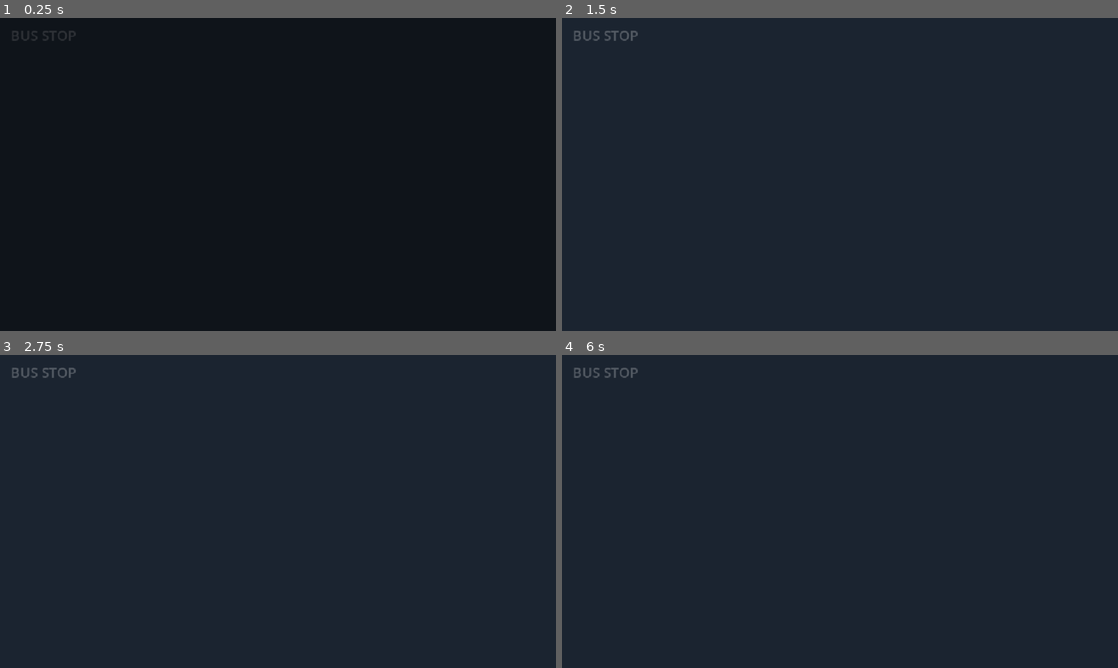
Above: before the commit, frames 1-4 (two rows, left to right).
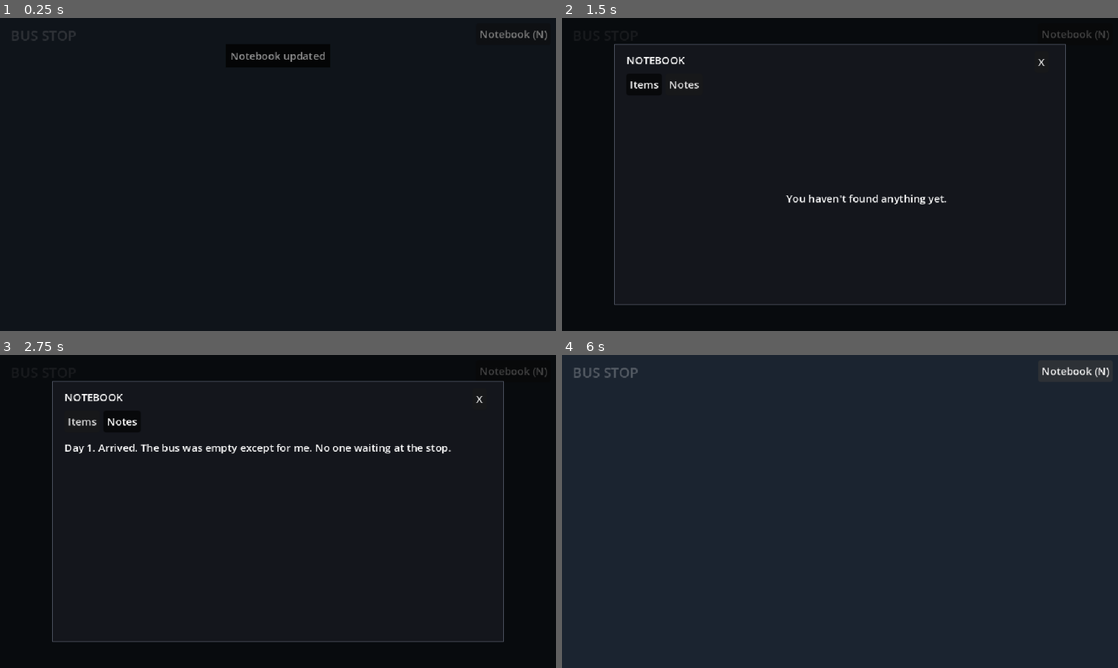
Above: after the commit, the same moments.

Repository: khalad007/Sheetwater
Game: Godot game, scene res://scenes/main.tscn
Two runs of this game, one before a commit and one after it. Both use one fixed random seed, a clock stepped at 60 frames per second and the inputs below.
Inputs (mouse positions are in pixels of both pictures, inside the frame that each line leads up to):
- Up to frame 1 (0.25 s): no input
- Up to frame 2 (1.5 s): click (1073, 33) at 0.5 s, where only the run after the commit has a clickable "Notebook (N)"; click (645, 83) at 1.25 s, where only the run after the commit has a clickable "Items"
- Up to frame 3 (2.75 s): click (122, 420) at 2 s, where only the run after the commit has a clickable "Notes"
- Up to frame 4 (6 s): click (1040, 398) at 2.75 s, where only the run after the commit has a clickable "X"; click (1073, 370) at 3.5 s, where only the run after the commit has a clickable "Notebook (N)"; click (645, 420) at 4.25 s, where only the run after the commit has a clickable "Items"; click (684, 420) at 5 s, where only the run after the commit has a clickable "Notes"; click (1073, 370) at 5.75 s, where only the run after the commit has a clickable "Notebook (N)"

The runs differ from the first frame. In frame 1, 0.3% of the frame differs, in the area x 41-99%, y 3-14%; in frame 2, 33%; in frame 3, 34%, in the area x 0-100%, y 0-100%; in frame 4, 0.2%.

Commit message:
Add Notebook autoload: items, notes, pickup toasts

Diff:
--- a/project.godot
+++ b/project.godot
@@ -20,6 +20,7 @@
 Sfx="*uid://d8rhaw7wpdke"
 GameState="*uid://dkl4b0sx2nbya"
 Fade="*uid://cc1jc776arfjo"
+Notebook="*uid://63cl3svknqrh"
 
 [display]
 
--- /dev/null
+++ b/scripts/notebook.gd
@@ -0,0 +1,301 @@
+extends CanvasLayer
+## Notebook: items + notes panel and pickup toasts. Autoload name: Notebook.
+##   N toggles it, Esc closes it, the top-right button opens it.
+##   Notebook.set_enabled(false) hides it completely (for title screen / endings).
+## Content comes from NotebookData. Keep the top-right corner of rooms free of hotspots.
+## TODO (step 14): call reset() when a new loop starts.
+
+const PANEL_POS: Vector2 = Vector2(60, 30)
+const PANEL_SIZE: Vector2 = Vector2(520, 300)
+
+var _theme: Theme
+var _button: Button
+var _toast: Label
+var _toast_tween: Tween
+var _overlay: Control
+var _tab_items: Button
+var _tab_notes: Button
+var _items_view: HBoxContainer
+var _items_box: VBoxContainer
+var _detail: Label
+var _notes_scroll: ScrollContainer
+var _notes_box: VBoxContainer
+var _seen_notes: Array[String] = []
+var _open: bool = false
+var _enabled: bool = true
+
+
+func _ready() -> void:
+	layer = 50   # above rooms, below Fade (100)
+	process_mode = Node.PROCESS_MODE_ALWAYS
+	_theme = Theme.new()
+	_theme.default_font_size = 12
+	_build_button()
+	_build_toast()
+	_build_overlay()
+	GameState.item_added.connect(_on_item_added)
+	GameState.flag_changed.connect(func(_flag, _value): _check_new_notes(true))
+
+
+# ---------- public ----------
+
+func set_enabled(value: bool) -> void:
+	_enabled = value
+	_button.visible = value
+	if not value:
+		close()
+
+
+func reset() -> void:
+	_seen_notes.clear()
+	close()
+
+
+func toggle() -> void:
+	if _open:
+		close()
+	else:
+		open()
+
+
+func open() -> void:
+	if not _enabled or _open:
+		return
+	_refresh()
+	_tab_items.button_pressed = true
+	_show_tab(true)
+	_overlay.show()
+	_open = true
+
+
+func close() -> void:
+	_overlay.hide()
+	_open = false
+
+
+# ---------- input ----------
+
+func _unhandled_key_input(event: InputEvent) -> void:
+	var key := event as InputEventKey
+	if key == null or not key.pressed or key.echo:
+		return
+	if key.keycode == KEY_N:
+		toggle()
+		get_viewport().set_input_as_handled()
+	elif key.keycode == KEY_ESCAPE and _open:
+		close()
+		get_viewport().set_input_as_handled()
+
+
+func _on_dim_input(event: InputEvent) -> void:
+	var mb := event as InputEventMouseButton
+	if mb and mb.pressed and mb.button_index == MOUSE_BUTTON_LEFT:
+		close()
+
+
+# ---------- game events ----------
+
+func _on_item_added(item_id: String) -> void:
+	_check_new_notes(false)   # record silently; the item toast wins
+	_show_toast("Found: " + _item_name(item_id))
+
+
+func _check_new_notes(announce: bool) -> void:
+	var fresh: bool = false
+	for n: Dictionary in NotebookData.NOTES:
+		var nid: String = n["id"]
+		if _seen_notes.has(nid):
+			continue
+		if GameState.check_all(n.get("show_if", [])):
+			_seen_notes.append(nid)
+			fresh = true
+	if fresh and announce:
+		_show_toast("Notebook updated")
+
+
+func _item_name(item_id: String) -> String:
+	if not NotebookData.ITEMS.has(item_id):
+		push_warning("Notebook: no ITEMS entry for '%s'" % item_id)
+		return item_id.capitalize()
+	var info: Dictionary = NotebookData.ITEMS[item_id]
+	return str(info.get("name", item_id))
+
+
+# ---------- building the UI ----------
+
+func _flat(color: Color, margin: float, border: Color = Color(0, 0, 0, 0), border_w: int = 0) -> StyleBoxFlat:
+	var sb := StyleBoxFlat.new()
+	sb.bg_color = color
+	sb.set_content_margin_all(margin)
+	if border_w > 0:
+		sb.border_color = border
+		sb.set_border_width_all(border_w)
+	return sb
+
+
+func _build_button() -> void:
+	_button = Button.new()
+	_button.theme = _theme
+	_button.text = "Notebook (N)"
+	_button.focus_mode = Control.FOCUS_NONE
+	_button.pressed.connect(toggle)
+	add_child(_button)
+	_button.set_anchors_and_offsets_preset(Control.PRESET_TOP_RIGHT, Control.PRESET_MODE_MINSIZE, 6)
+
+
+func _build_toast() -> void:
+	_toast = Label.new()
+	_toast.theme = _theme
+	_toast.horizontal_alignment = HORIZONTAL_ALIGNMENT_CENTER
+	_toast.add_theme_stylebox_override("normal", _flat(Color(0, 0, 0, 0.75), 5))
+	_toast.mouse_filter = Control.MOUSE_FILTER_IGNORE
+	_toast.hide()
+	add_child(_toast)
+
+
+func _show_toast(text: String) -> void:
+	if _toast_tween and _toast_tween.is_valid():
+		_toast_tween.kill()
+	_toast.text = text
+	_toast.reset_size()
+	_toast.position = Vector2((640.0 - _toast.size.x) / 2.0, 30.0)
+	_toast.modulate.a = 1.0
+	_toast.show()
+	_toast_tween = create_tween()
+	_toast_tween.tween_interval(2.2)
+	_toast_tween.tween_property(_toast, "modulate:a", 0.0, 0.5)
+	_toast_tween.tween_callback(_toast.hide)
+
+
+func _make_tab(label: String, group: ButtonGroup, parent: Control) -> Button:
+	var b := Button.new()
+	b.text = label
+	b.toggle_mode = true
+	b.button_group = group
+	b.focus_mode = Control.FOCUS_NONE
+	parent.add_child(b)
+	return b
+
+
+func _build_overlay() -> void:
+	_overlay = Control.new()
+	_overlay.theme = _theme
+	_overlay.mouse_filter = Control.MOUSE_FILTER_STOP
+	_overlay.hide()
+	add_child(_overlay)
+	_overlay.set_anchors_and_offsets_preset(Control.PRESET_FULL_RECT)
+
+	var dim := ColorRect.new()
+	dim.color = Color(0, 0, 0, 0.7)
+	dim.mouse_filter = Control.MOUSE_FILTER_STOP
+	dim.gui_input.connect(_on_dim_input)
+	_overlay.add_child(dim)
+	dim.set_anchors_and_offsets_preset(Control.PRESET_FULL_RECT)
+
+	var panel := Panel.new()
+	panel.add_theme_stylebox_override("panel", _flat(Color("#14161c"), 0, Color("#5a6070"), 1))
+	panel.position = PANEL_POS
+	panel.size = PANEL_SIZE
+	_overlay.add_child(panel)
+
+	var title := Label.new()
+	title.text = "NOTEBOOK"
+	title.position = Vector2(14, 10)
+	panel.add_child(title)
+
+	var tabs := HBoxContainer.new()
+	tabs.position = Vector2(14, 34)
+	panel.add_child(tabs)
+	var group := ButtonGroup.new()
+	_tab_items = _make_tab("Items", group, tabs)
+	_tab_notes = _make_tab("Notes", group, tabs)
+	_tab_items.button_pressed = true
+	_tab_items.pressed.connect(_show_tab.bind(true))
+	_tab_notes.pressed.connect(_show_tab.bind(false))
+
+	var close_btn := Button.new()
+	close_btn.text = "X"
+	close_btn.focus_mode = Control.FOCUS_NONE
+	close_btn.position = Vector2(PANEL_SIZE.x - 36, 8)
+	close_btn.pressed.connect(close)
+	panel.add_child(close_btn)
+
+	# Items tab: list on the left, description on the right.
+	_items_view = HBoxContainer.new()
+	_items_view.position = Vector2(14, 68)
+	_items_view.size = Vector2(492, 220)
+	_items_view.add_theme_constant_override("separation", 14)
+	panel.add_child(_items_view)
+
+	var list_scroll := ScrollContainer.new()
+	list_scroll.custom_minimum_size = Vector2(170, 0)
+	list_scroll.horizontal_scroll_mode = ScrollContainer.SCROLL_MODE_DISABLED
+	_items_view.add_child(list_scroll)
+	_items_box = VBoxContainer.new()
+	_items_box.size_flags_horizontal = Control.SIZE_EXPAND_FILL
+	list_scroll.add_child(_items_box)
+
+	_detail = Label.new()
+	_detail.custom_minimum_size = Vector2(300, 0)
+	_detail.size_flags_horizontal = Control.SIZE_EXPAND_FILL
+	_detail.vertical_alignment = VERTICAL_ALIGNMENT_TOP
+	_detail.autowrap_mode = TextServer.AUTOWRAP_WORD_SMART
+	_items_view.add_child(_detail)
+
+	# Notes tab.
+	_notes_scroll = ScrollContainer.new()
+	_notes_scroll.position = Vector2(14, 68)
+	_notes_scroll.size = Vector2(492, 220)
+	_notes_scroll.horizontal_scroll_mode = ScrollContainer.SCROLL_MODE_DISABLED
+	_notes_scroll.hide()
+	panel.add_child(_notes_scroll)
+	_notes_box = VBoxContainer.new()
+	_notes_box.size_flags_horizontal = Control.SIZE_EXPAND_FILL
+	_notes_box.add_theme_constant_override("separation", 8)
+	_notes_scroll.add_child(_notes_box)
+
+
+func _show_tab(items: bool) -> void:
+	_items_view.visible = items
+	_notes_scroll.visible = not items
+
+
+# ---------- filling the UI ----------
+
+func _refresh() -> void:
+	for c in _items_box.get_children():
+		c.queue_free()
+	if GameState.items.is_empty():
+		_detail.text = "You haven't found anything yet."
+	else:
+		for id: String in GameState.items:
+			var btn := Button.new()
+			btn.text = _item_name(id)
+			btn.alignment = HORIZONTAL_ALIGNMENT_LEFT
+			btn.focus_mode = Control.FOCUS_NONE
+			btn.pressed.connect(_select_item.bind(id))
+			_items_box.add_child(btn)
+		_select_item(GameState.items[0])
+
+	for c in _notes_box.get_children():
+		c.queue_free()
+	var any: bool = false
+	for n: Dictionary in NotebookData.NOTES:
+		if GameState.check_all(n.get("show_if", [])):
+			any = true
+			_notes_box.add_child(_make_note_label(str(n["text"])))
+	if not any:
+		_notes_box.add_child(_make_note_label("Empty pages."))
+
+
+func _make_note_label(text: String) -> Label:
+	var l := Label.new()
+	l.text = text
+	l.autowrap_mode = TextServer.AUTOWRAP_WORD_SMART
+	l.custom_minimum_size = Vector2(470, 0)
+	return l
+
+
+func _select_item(item_id: String) -> void:
+	var info: Dictionary = NotebookData.ITEMS.get(item_id, {})
+	_detail.text = "%s\n\n%s" % [_item_name(item_id), str(info.get("desc", ""))]
--- /dev/null
+++ b/scripts/notebook_data.gd
@@ -0,0 +1,33 @@
+class_name NotebookData
+extends RefCounted
+## All item descriptions and notebook notes as plain data.
+## ITEMS: id -> {name, desc}. Every id used in a hotspot "gives" needs an entry here.
+## NOTES: shown in order, each only once its "show_if" conditions are true
+##        (same condition syntax as hotspots: "flag:x", "item:x", "!" to negate).
+## Notes are Mara's own words. The very first line starts with "Day 1." on purpose.
+
+const ITEMS: Dictionary = {
+	"room_key": {
+		"name": "Brass key",
+		"desc": "A key on a paper tag. The tag has no number, only a smudge where one was rubbed out.",
+	},
+	"child_drawing": {
+		"name": "Child's drawing",
+		"desc": "A small hand held inside a larger hand. The crayon was pressed hard enough to tear the paper.",
+	},
+}
+
+const NOTES: Array = [
+	{"id": "n_arrived",
+		"text": "Day 1. Arrived. The bus was empty except for me. No one waiting at the stop.",
+		"show_if": ["flag:visited_bus_stop"]},
+	{"id": "n_sign",
+		"text": "The sign at the stop has no name on it. Ask someone what this place is called.",
+		"show_if": ["flag:read_sign"]},
+	{"id": "n_windows",
+		"text": "The glass is frosted. I haven't seen a clear window yet.",
+		"show_if": ["flag:looked_window"]},
+	{"id": "n_drawing",
+		"text": "A child's drawing, in a coat in the wardrobe. A small hand inside a bigger one. I feel like I should know whose it is.",
+		"show_if": ["item:child_drawing"]},
+]
Not shown, added: scripts/notebook.gd.uid
Not shown, added: scripts/notebook_data.gd.uid
